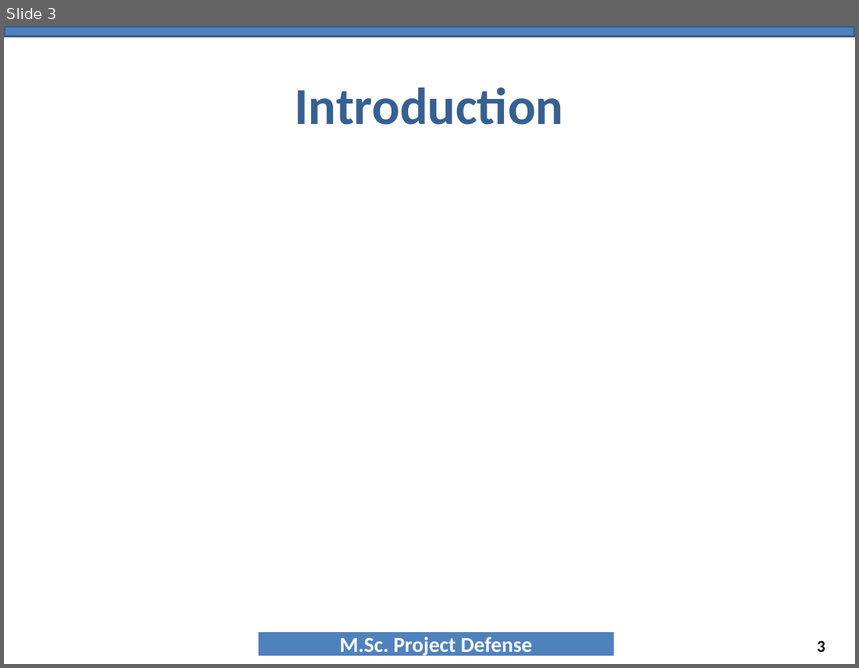
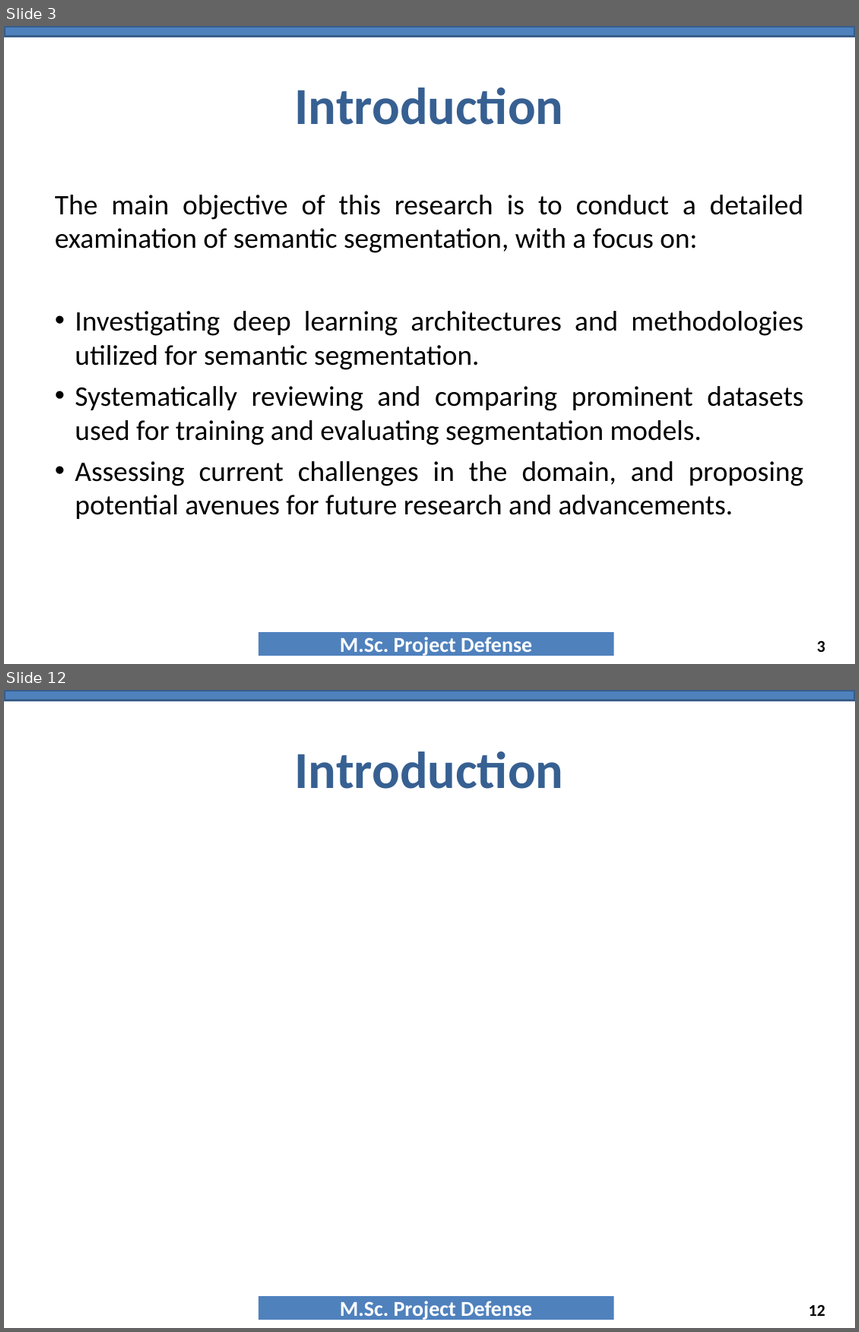
Before and after one commit to NAYANCSE27/msc-project, a slide deck: 9_PresentationTemplate_MscProject_CSE-057443.ppt. Shown one above the other, each under a label of ours: slide 3 before the commit, slides 3 and 12 after it; the slides between them are not shown. The pictures are 859x668 and 859x1332 pixels, drawn with LibreOffice and Linux fonts; fonts in the diff are those of the drawing; background and template pictures are left out. Boxes give left, top, right and bottom in pixels: in the first picture for what was removed or moved away, otherwise in the second. Text is boxed around its words. In the diff, an @@ line names an element or a change of style, - is before the commit and + after.

```diff
--- a/9_PresentationTemplate_MscProject_CSE-057443.ppt
+++ b/9_PresentationTemplate_MscProject_CSE-057443.ppt
@@ slide 3 added at [4, 26, 855, 664], background #FFFFFF; not listed: 2 template elements that a slide beside it also shows @@
@@ title added at [295, 88, 564, 125], 44 pt, text #376092, bold @@
+Introduction
@@ text added at [55, 195, 804, 519], 24 pt, text #000000 @@
+The main objective of this research is to conduct a detailed examination of semantic segmentation, with a focus on:
+• Investigating deep learning architectures and methodologies utilized for semantic segmentation.
+• Systematically reviewing and comparing prominent datasets used for training and evaluating segmentation models.
+• Assessing current challenges in the domain, and proposing potential avenues for future research and advancements.
@@ page number added at [817, 641, 826, 652], 14 pt, text #000000, bold @@
+3
@@ what was slide 3 is now slide 12 @@
@@ page number at [809, 1305, 826, 1316]: text changed @@
-3
+12
```
Also in this commit, not shown: 2 slides changed, 8 other slides added.
